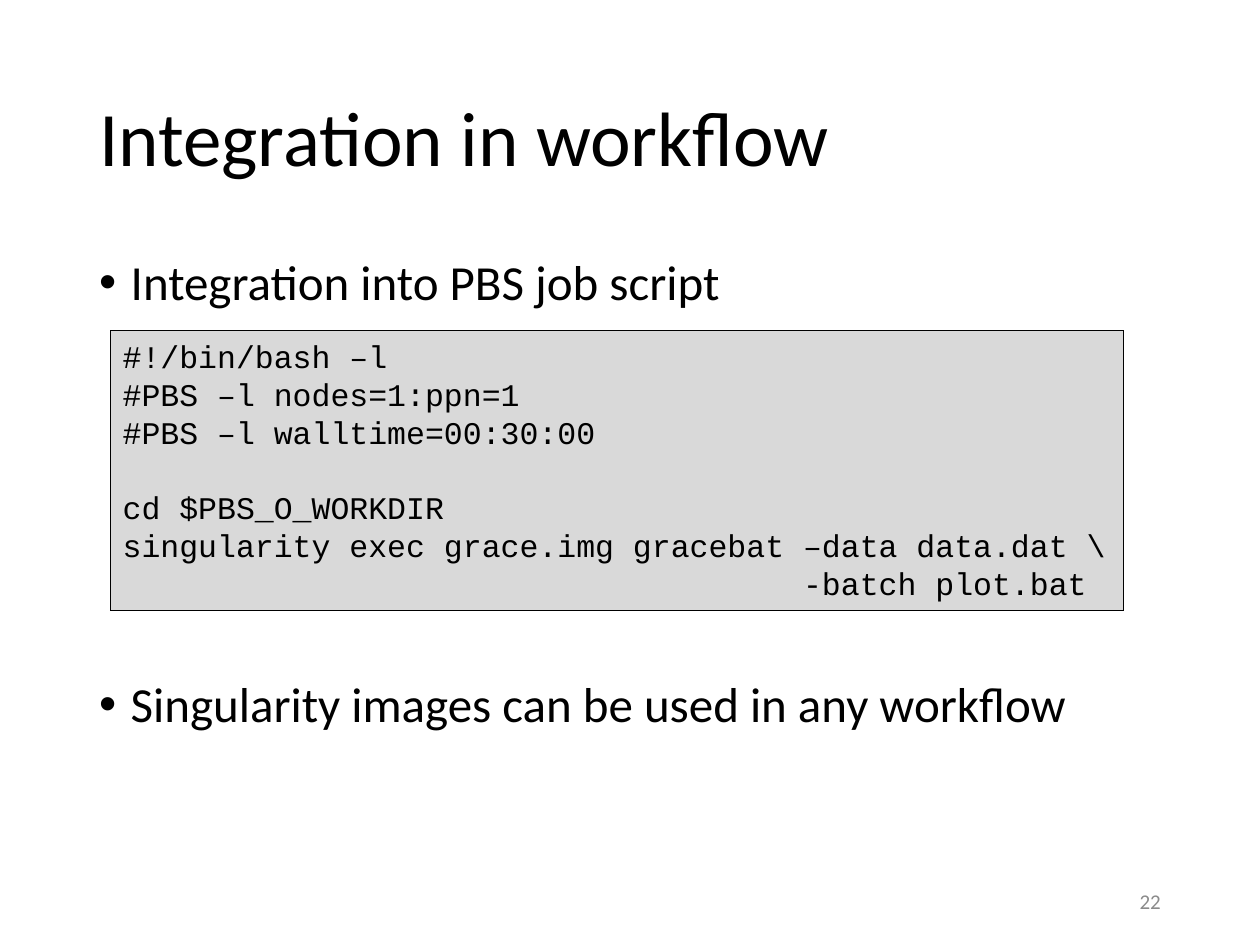
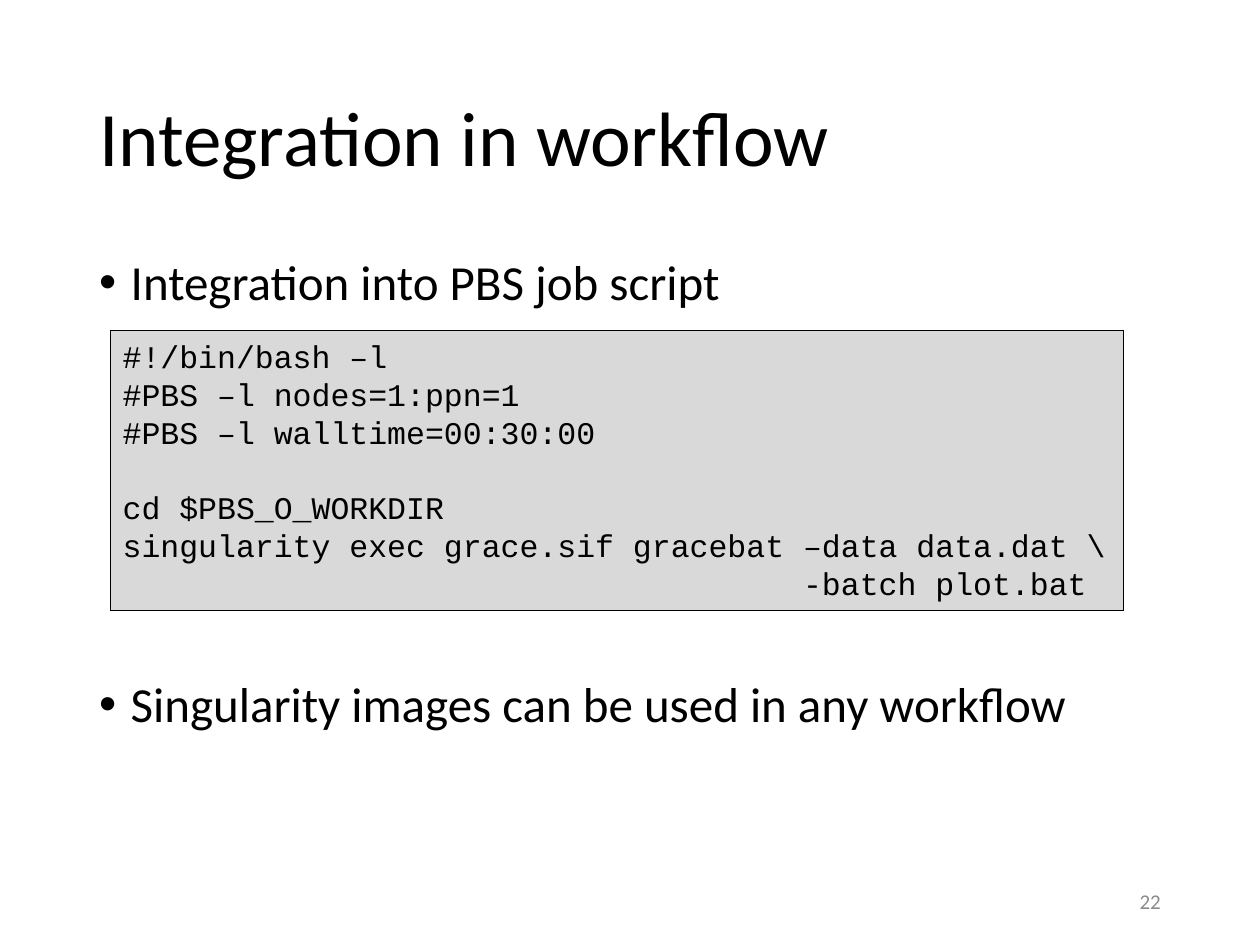
Before and after one commit to gjbex/training-material, a slide deck: slide 22 of Virtualization/singularity.pptx. Drawn at 1260x945 pixels with LibreOffice and Linux fonts; fonts in the diff are those of the drawing. Boxes give left, top, right and bottom in pixels: in the first picture for what was removed or moved away, otherwise in the second. Text is boxed around its words. In the diff, an @@ line names an element or a change of style, - is before the commit and + after.

Commit message:
Update for Singularity 3.x

```diff
--- a/Virtualization/singularity.pptx
+++ b/Virtualization/singularity.pptx
@@ text in rectangle at (x1=123, y1=534, x2=1086, y2=602): text changed @@
-singularity exec grace.img gracebat –data data.dat \
--batch plot.bat
+singularity exec grace.sif gracebat –data data.dat \
+-batch plot.bat
```
Also in this commit, not shown: 10 other slides changed.
